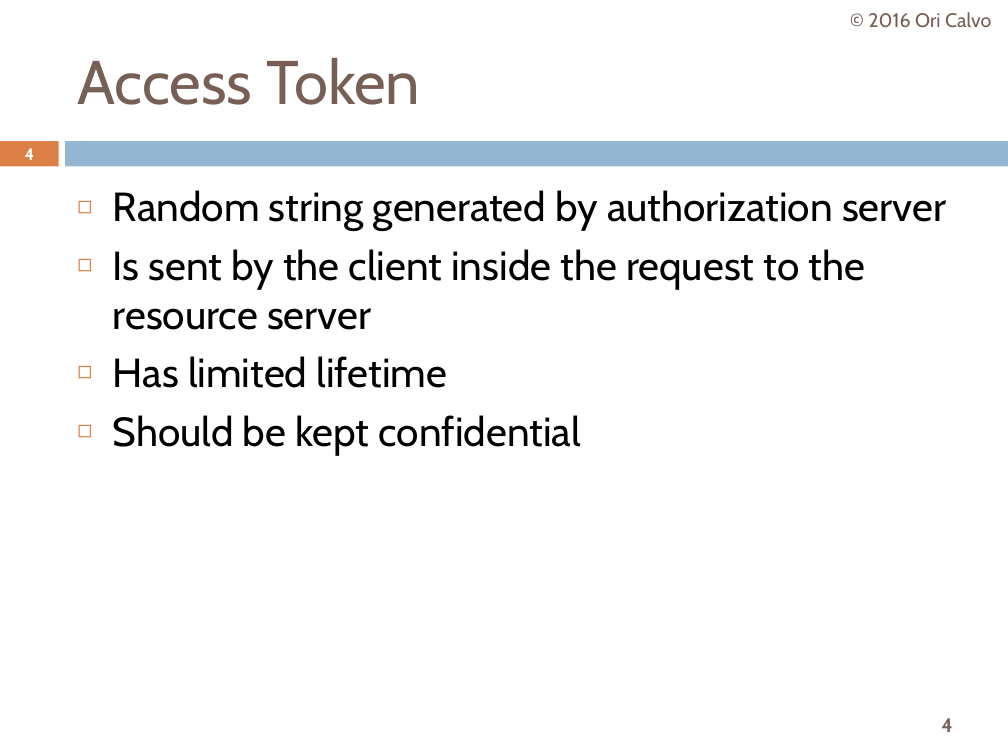
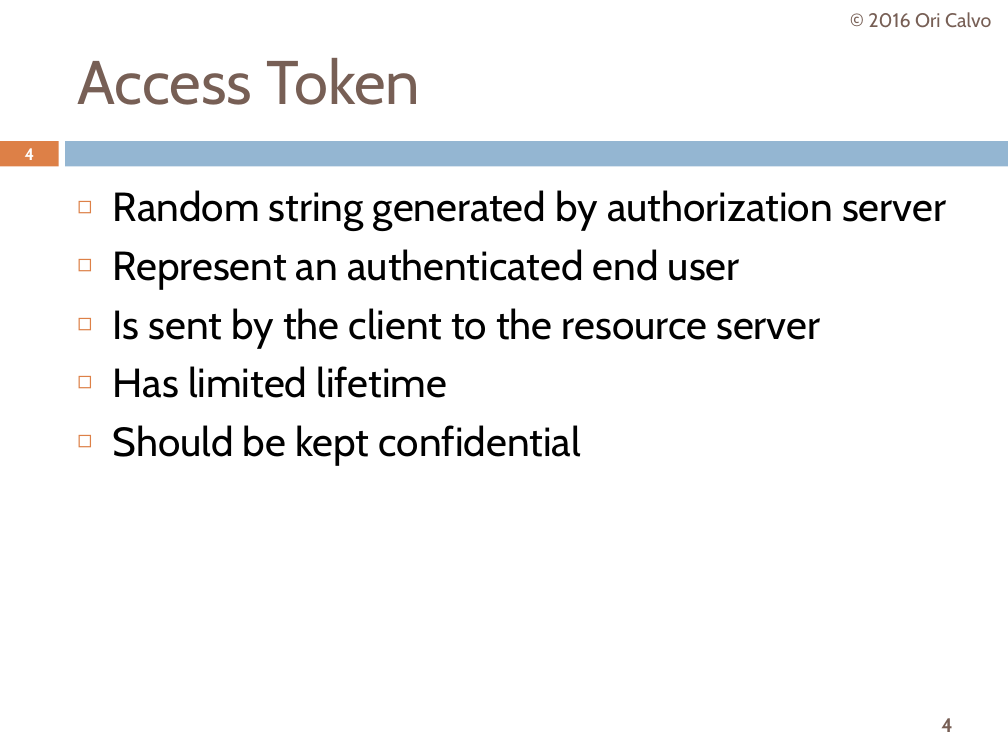
Before and after one commit to oricalvo/course-oauth, a slide deck: slide 4 of OAuth.pptx. Drawn at 1008x756 pixels with LibreOffice and Linux fonts; fonts in the diff are those of the drawing. Boxes give left, top, right and bottom in pixels: in the first picture for what was removed or moved away, otherwise in the second. Text is boxed around its words. In the diff, an @@ line names an element or a change of style, - is before the commit and + after.

```diff
--- a/OAuth.pptx
+++ b/OAuth.pptx
@@ text at [113,249,820,348]: text changed @@
-◻ Is sent by the client inside the request to the resource server
+◻ Represent an authenticated end user
+◻ Is sent by the client to the resource server
```
Also in this commit, not shown: 5 other slides changed, 9 slides added.
